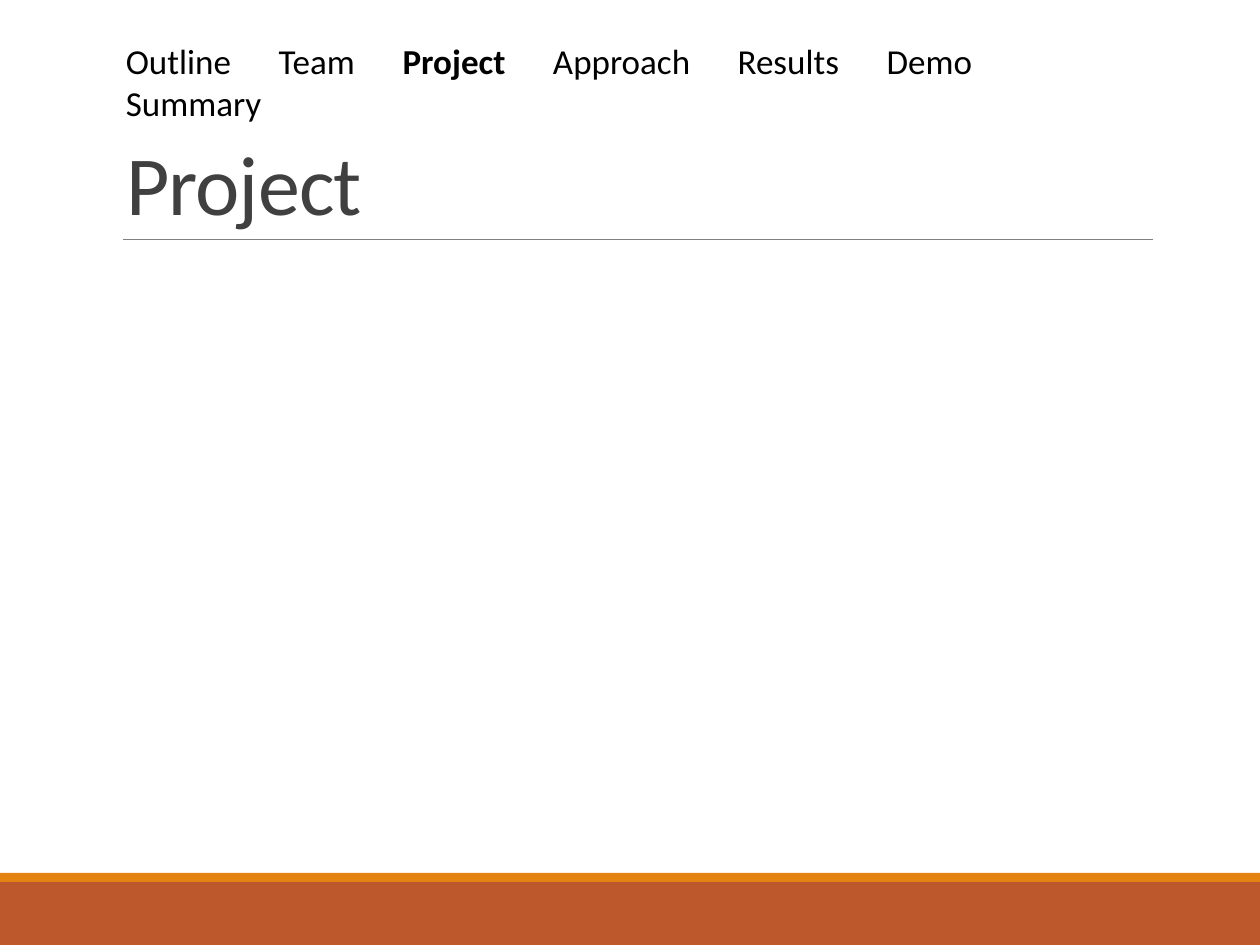
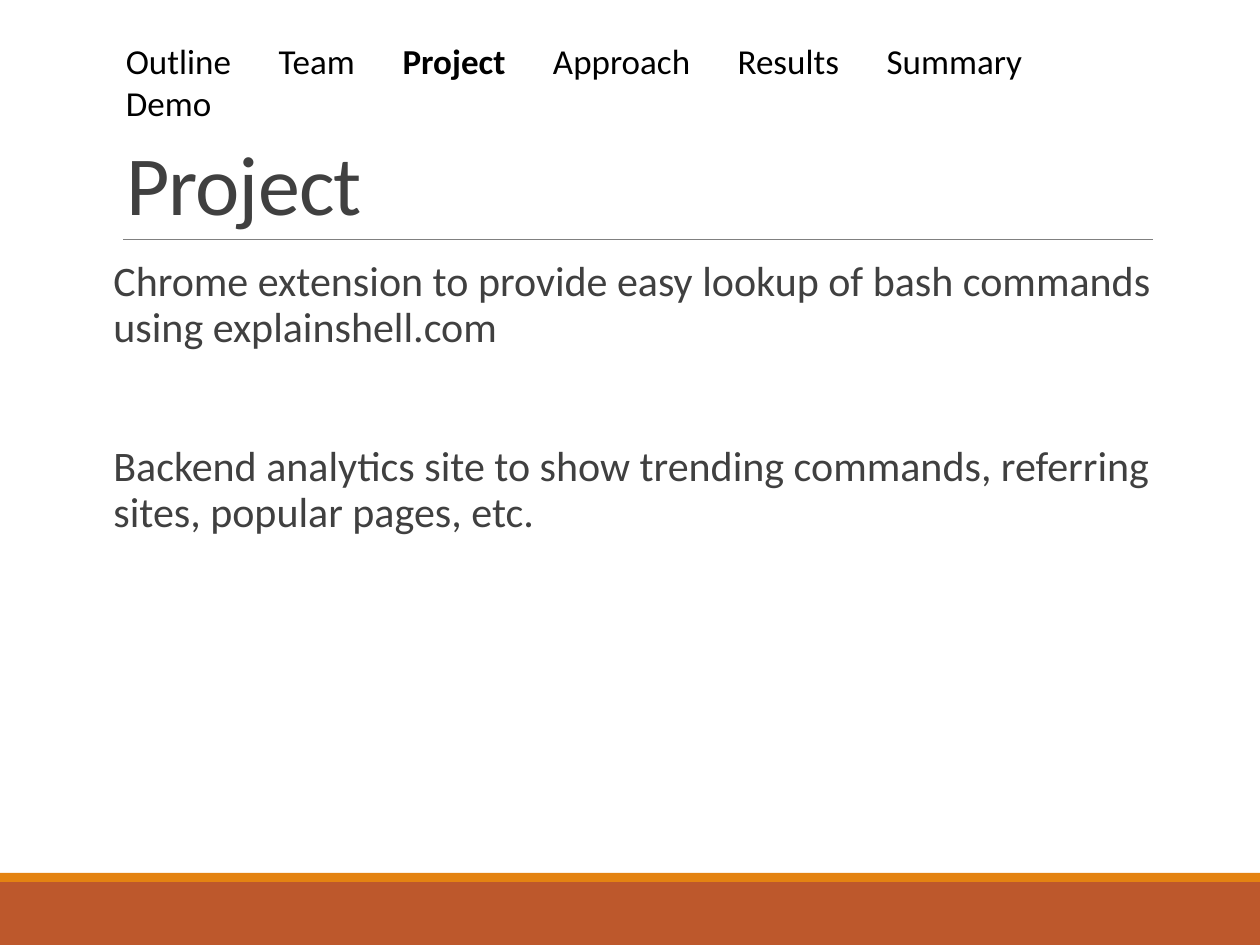
Before and after one commit to justingallagher/explainshell-for-chrome, a slide deck: slide 4 of docs/speaking-3/speaking3.pptx. Drawn at 1260x945 pixels with LibreOffice and Linux fonts; fonts in the diff are those of the drawing. Boxes give left, top, right and bottom in pixels: in the first picture for what was removed or moved away, otherwise in the second. Text is boxed around its words. In the diff, an @@ line names an element or a change of style, - is before the commit and + after.

Commit message:
Finished PPT

```diff
--- a/docs/speaking-3/speaking3.pptx
+++ b/docs/speaking-3/speaking3.pptx
@@ text at (126,49,1023,80): text changed @@
-Outline Team Project Approach Results Demo Summary
+Outline Team Project Approach Results Summary Demo
@@ text added at (113,267,1150,534), 24 pt, text #404040 @@
+Chrome extension to provide easy lookup of bash commands using explainshell.com
+Backend analytics site to show trending commands, referring sites, popular pages, etc.
```
Also in this commit, not shown: 11 other slides changed, 2 slides added, 1 slide removed.
